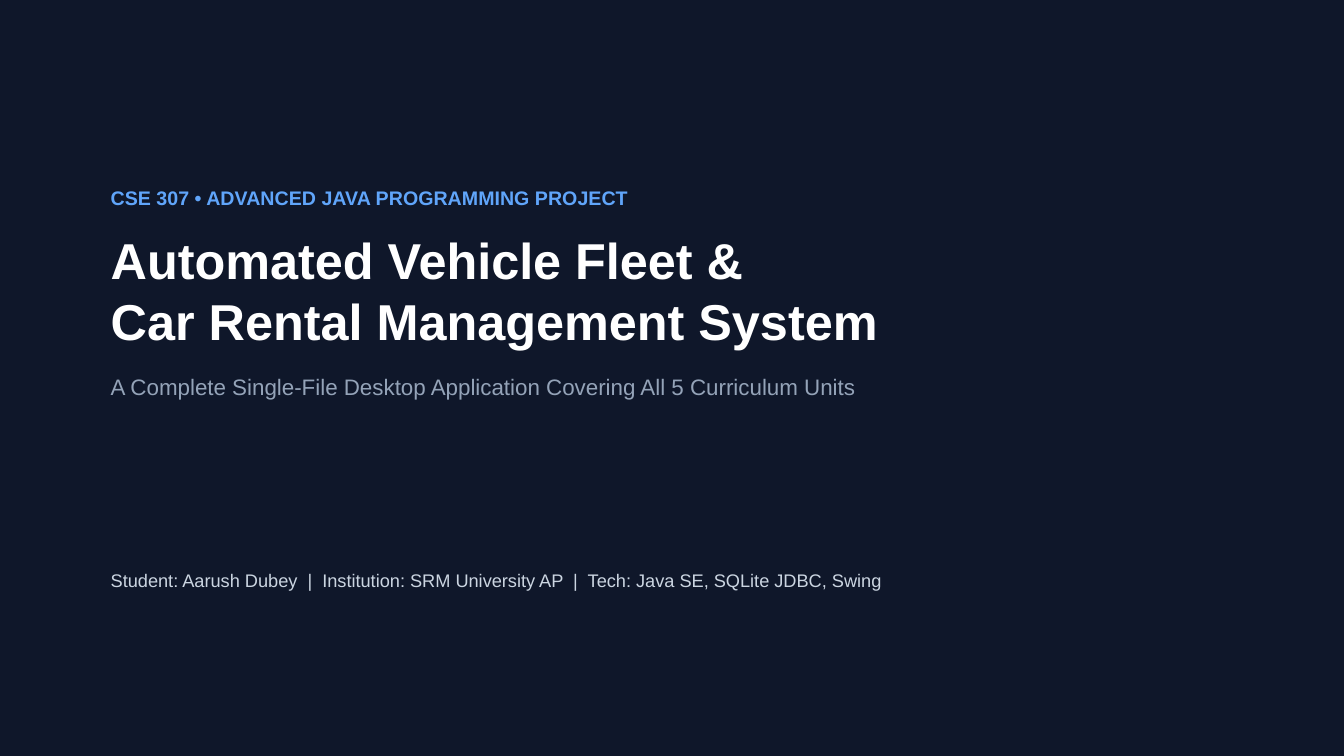
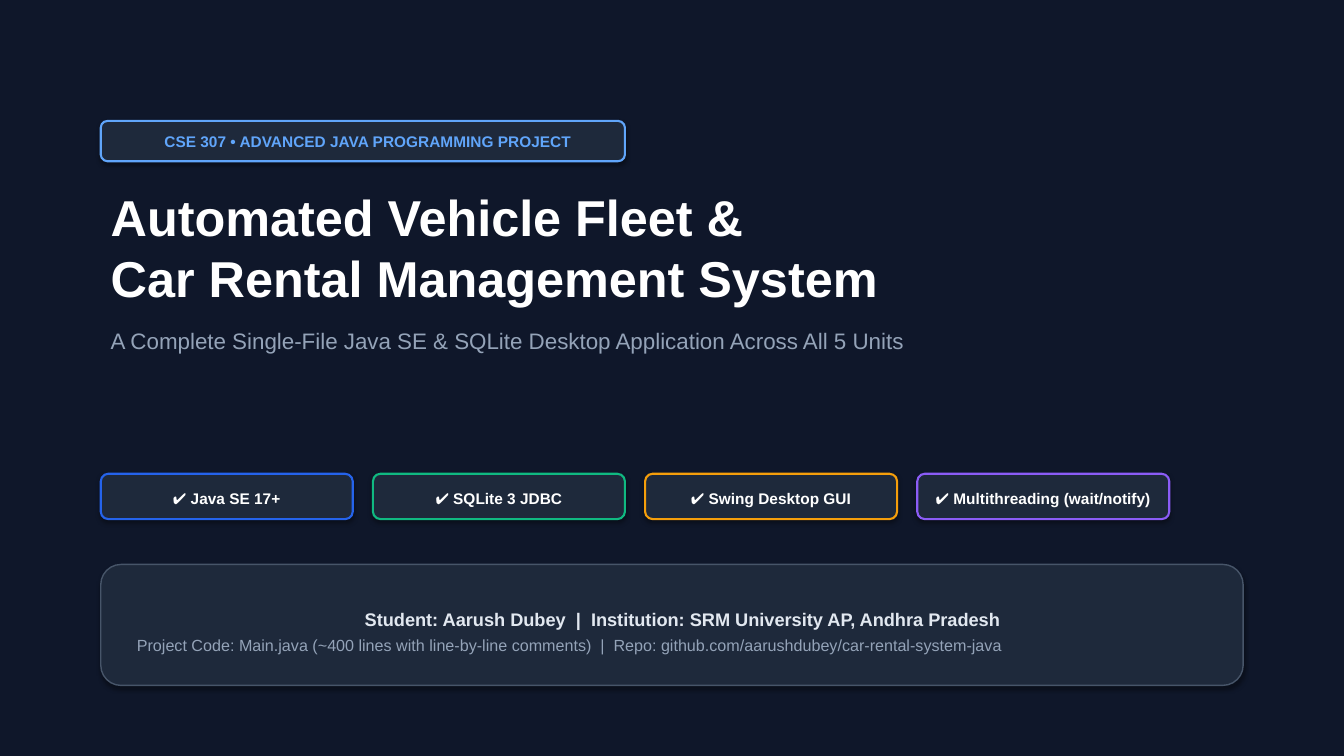
Before and after one commit to aarushdubey/car-rental-system-java, a slide deck: slide 1 of Car_Rental_System_Presentation.pptx. Drawn at 1344x756 pixels with LibreOffice and Linux fonts; fonts in the diff are those of the drawing. Boxes give left, top, right and bottom in pixels: in the first picture for what was removed or moved away, otherwise in the second. Text is boxed around its words. In the diff, an @@ line names an element or a change of style, - is before the commit and + after.

```diff
--- a/Car_Rental_System_Presentation.pptx
+++ b/Car_Rental_System_Presentation.pptx
@@ rounded rectangle added at [101, 121, 625, 161], fill #1E293B, outline #60A5FA 1.5 pt, 11 pt, text #60A5FA, bold @@
+CSE 307 • ADVANCED JAVA PROGRAMMING PROJECT
@@ text at [111, 191, 628, 205]: paragraph removed @@
-CSE 307 • ADVANCED JAVA PROGRAMMING PROJECT
@@ text at [111, 199, 877, 307]: less space between paragraphs @@
@@ text at [111, 333, 904, 354]: text changed @@
-A Complete Single-File Desktop Application Covering All 5 Curriculum Units
+A Complete Single-File Java SE & SQLite Desktop Application Across All 5 Units
@@ rounded rectangle added at [101, 474, 353, 519], fill #1E293B, outline #2563EB 1.5 pt, 11 pt, text #FFFFFF, bold @@
+✔ Java SE 17+
@@ rounded rectangle added at [373, 474, 625, 519], fill #1E293B, outline #10B981 1.5 pt, 11 pt, text #FFFFFF, bold @@
+✔ SQLite 3 JDBC
@@ rounded rectangle added at [645, 474, 897, 519], fill #1E293B, outline #F59E0B 1.5 pt, 11 pt, text #FFFFFF, bold @@
+✔ Swing Desktop GUI
@@ rounded rectangle added at [918, 474, 1170, 519], fill #1E293B, outline #8B5CF6 1.5 pt, 11 pt, text #FFFFFF, bold @@
+✔ Multithreading (wait/notify)
@@ rounded rectangle "Student: Aarush Dubey | Institution: ...": place and size @@
-rounded rectangle "Student: Aarush Dubey | Institution: ..." at [111, 574, 881, 591]
+rounded rectangle "Student: Aarush Dubey | Institution: ..." at [101, 565, 1243, 686]
@@ rounded rectangle "Student: Aarush Dubey | Institution: ..." at [101, 565, 1243, 686]: vertical alignment top to middle; fill none to #1E293B; outline none to #475569 1 pt; shadow on @@
@@ text in rounded rectangle at [137, 613, 1001, 654]: text changed; size 13 to 11.5 pt; text colour #CBD5E1 to #94A3B8 @@
-Student: Aarush Dubey | Institution: SRM University AP | Tech: Java SE, SQLite JDBC, Swing
+Student: Aarush Dubey | Institution: SRM University AP, Andhra Pradesh
+Project Code: Main.java (~400 lines with line-by-line comments) | Repo: github.com/aarushdubey/car-rental-system-java
```
Also in this commit, not shown: 7 other slides changed, 2 slides added, 2 slides removed, 5 other files.
